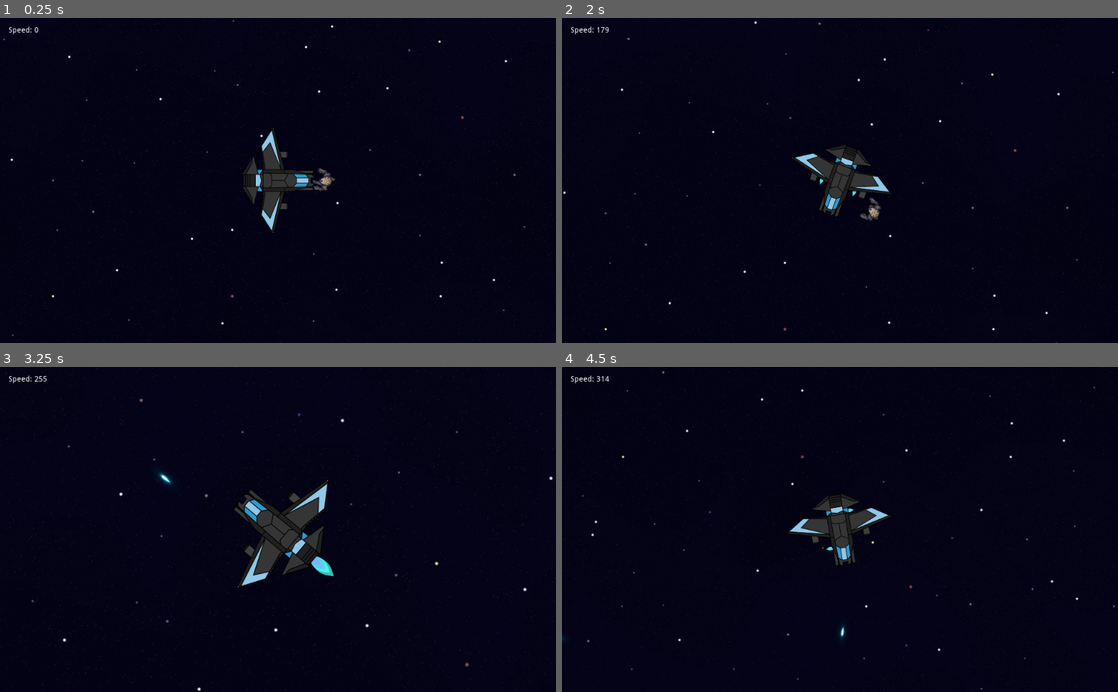
Above: before the commit, frames 1-4 (two rows, left to right).
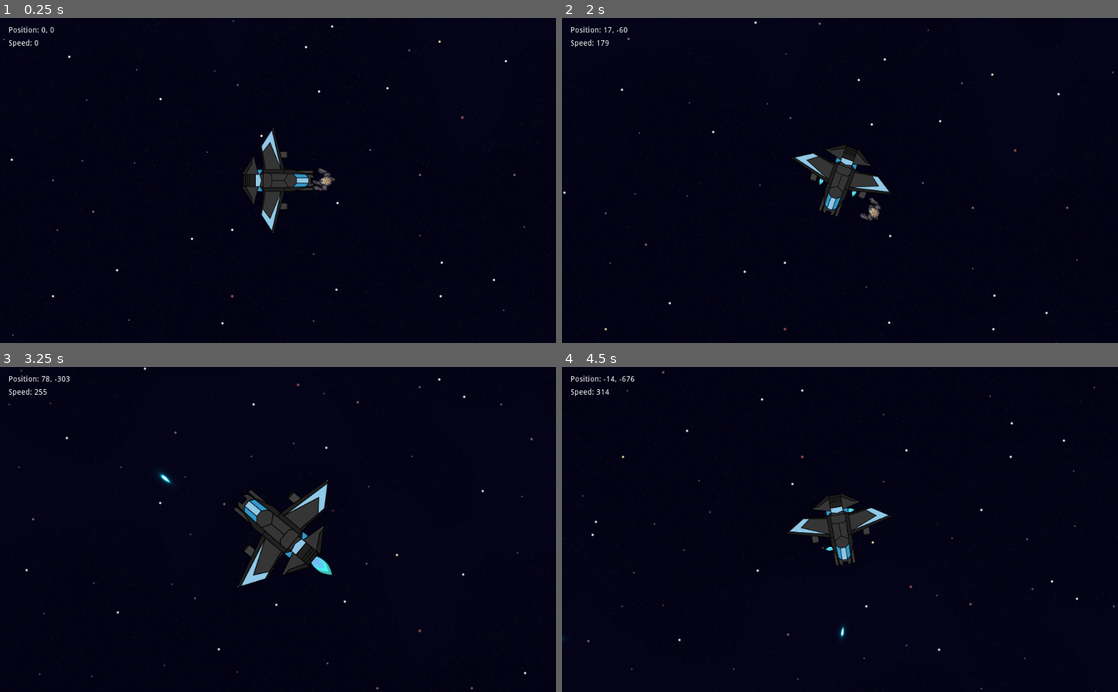
Above: after the commit, the same moments.

Repository: Bradels/minijam2022
Game: Godot game, scene res://Scenes/TestWorld.tscn
Same seed, same stepped clock (60 frames per second), same inputs: the game is played once before the commit and once after it. This scene is started directly instead of the project's main scene.
Inputs (mouse positions are in pixels of both pictures, inside the frame that each line leads up to):
- Up to frame 1 (0.25 s): no input
- Up to frame 2 (2 s): move the mouse to (962, 164) at 0.52 s; press the mouse at (962, 164) at 0.53 s; hold D (right) 0.53-1.28 s; move the mouse to (728, 196) at 1.27 s; release the mouse at (728, 196) at 1.28 s; hold S (down) from 1.28 s (still down); click (728, 196) at 1.35 s
- Up to frame 3 (3.25 s): move the mouse to (333, 458) at 2.02 s; release S (down) at 2.03 s; hold D (right) 2.03-2.78 s; hold Right mouse button (ship_fire_secondary) 2.03-2.78 s; click (333, 458) at 2.3 s; move the mouse to (250, 594) at 2.77 s; hold W (ship_forward) from 2.78 s (still down); tap Mouse wheel up (zoom_in) at 2.85 s; click (250, 594) at 3.05 s
- Up to frame 4 (4.5 s): move the mouse to (1006, 578) at 3.52 s; release W (ship_forward) at 3.53 s; hold Mouse wheel down (zoom_out) 3.53-4.28 s; hold A (left) from 3.53 s (still down); click (1006, 578) at 3.8 s; move the mouse to (673, 480) at 4.27 s; click (673, 480) at 4.35 s

The runs differ from the first frame. In frame 1, 0.1% of the frame differs, in the area x 1-10%, y 2-9%; in frame 2, 0.2%; in frame 3, 0.6%, in the area x 1-100%, y 0-100%; in frame 4, 0.2%.

Commit message:
feat: add position hud, move logic to HUD script

Diff:
--- a/Scenes/Entities/Spaceship.tscn
+++ b/Scenes/Entities/Spaceship.tscn
@@ -6,6 +6,7 @@
 [ext_resource path="res://Scripts/Entities/Spaceship/Thrusters.gd" type="Script" id=4]
 [ext_resource path="res://Scripts/Entities/Spaceship/Weapons.gd" type="Script" id=5]
 [ext_resource path="res://Scripts/Entities/Spaceship/Camera.gd" type="Script" id=6]
+[ext_resource path="res://Scripts/Entities/Spaceship/HUD.gd" type="Script" id=7]
 
 [sub_resource type="CircleShape2D" id=12]
 radius = 60.0
@@ -40,16 +41,25 @@
 [node name="Canvas" type="CanvasLayer" parent="Camera"]
 
 [node name="HUD" type="Control" parent="Camera/Canvas"]
+script = ExtResource( 7 )
+__meta__ = {
+"_edit_use_anchors_": false
+}
+
+[node name="Position" type="Label" parent="Camera/Canvas/HUD"]
+margin_left = 16.0
+margin_top = 16.0
+margin_right = 40.0
+margin_bottom = 54.0
 __meta__ = {
 "_edit_use_anchors_": false
 }
 
 [node name="Speed" type="Label" parent="Camera/Canvas/HUD"]
 margin_left = 16.0
-margin_top = 16.0
+margin_top = 40.0
 margin_right = 40.0
 margin_bottom = 14.0
-text = "Speed: "
 
 [node name="Sprite" type="Sprite" parent="."]
 rotation = 1.5708
@@ -68,7 +78,6 @@
 rotation = 1.5708
 scale = Vector2( 0.5, 0.5 )
 frames = SubResource( 16 )
-frame = 1
 playing = true
 
 [node name="ReverseLeft" type="AnimatedSprite" parent="Thrusters"]
@@ -76,7 +85,6 @@
 rotation = 1.5708
 scale = Vector2( 0.2, 0.2 )
 frames = SubResource( 16 )
-frame = 1
 playing = true
 flip_v = true
 
@@ -85,7 +93,6 @@
 rotation = 1.5708
 scale = Vector2( 0.2, 0.2 )
 frames = SubResource( 16 )
-frame = 1
 playing = true
 flip_v = true
 
@@ -93,7 +100,6 @@
 position = Vector2( 32, -24 )
 scale = Vector2( 0.2, 0.2 )
 frames = SubResource( 16 )
-frame = 1
 playing = true
 flip_v = true
 
@@ -101,7 +107,6 @@
 position = Vector2( -32, -24 )
 scale = Vector2( 0.2, 0.2 )
 frames = SubResource( 16 )
-frame = 1
 playing = true
 flip_v = true
 
@@ -109,14 +114,12 @@
 position = Vector2( 32, 24 )
 scale = Vector2( 0.2, 0.2 )
 frames = SubResource( 16 )
-frame = 1
 playing = true
 
 [node name="RightRear" type="AnimatedSprite" parent="Thrusters"]
 position = Vector2( -32, 24 )
 scale = Vector2( 0.2, 0.2 )
 frames = SubResource( 16 )
-frame = 1
 playing = true
 
 [node name="Weapons" type="Node2D" parent="."]
--- a/Scenes/TestWorld.tscn
+++ b/Scenes/TestWorld.tscn
@@ -8,6 +8,7 @@
 
 [node name="Background" type="ParallaxBackground" parent="."]
 scroll_offset = Vector2( 1024, 1024 )
+scroll_ignore_camera_zoom = true
 
 [node name="Layer" type="ParallaxLayer" parent="Background"]
 motion_mirroring = Vector2( 1024, 1024 )
--- a/Scripts/Entities/Spaceship/Camera.gd
+++ b/Scripts/Entities/Spaceship/Camera.gd
@@ -18,7 +18,7 @@
 		"zoom",
 		zoom,
 		Vector2(clamped, clamped),
-		0.2,
+		0.1,
 		tween.TRANS_SINE,
 		tween.EASE_OUT
 	)
--- /dev/null
+++ b/Scripts/Entities/Spaceship/HUD.gd
@@ -0,0 +1,12 @@
+extends Control
+
+onready var position_label = $Position
+onready var speed_label = $Speed
+
+
+func position(position):
+	position_label.text = 'Position: ' + str(int(position.x)) + ', ' + str(int(position.y))
+
+
+func speed(speed):
+	speed_label.text = 'Speed: ' + str(int(speed))
--- a/Scripts/Entities/Spaceship/Spaceship.gd
+++ b/Scripts/Entities/Spaceship/Spaceship.gd
@@ -4,14 +4,12 @@
 onready var thrusters = $Thrusters
 onready var weapons = $Weapons
 onready var camera = $Camera
-onready var speedometer = $Camera/Canvas/HUD/Speed
+onready var hud = $Camera/Canvas/HUD
 
 var acceleration : Vector2 = Vector2.ZERO
 var velocity : Vector2 = Vector2.ZERO
 var max_velocity : int = 256
 var thrust : int = 256
-
-export var is_active : bool = false
 
 
 func _physics_process(delta):
@@ -45,7 +43,9 @@
 	acceleration = acceleration.rotated(rotation)
 	velocity += acceleration * delta
 	position += move_and_slide(velocity * delta)
-	speedometer.text = 'Speed: ' + str(int(velocity.length()))
+
+	hud.position(position)
+	hud.speed(velocity.length())
 
 
 func _process(delta):
--- a/project.godot
+++ b/project.godot
@@ -74,11 +74,6 @@
 , Object(InputEventJoypadMotion,"resource_local_to_scene":false,"resource_name":"","device":0,"axis":0,"axis_value":1.0,"script":null)
  ]
 }
-fire={
-"deadzone": 0.5,
-"events": [ Object(InputEventMouseButton,"resource_local_to_scene":false,"resource_name":"","device":0,"alt":false,"shift":false,"control":false,"meta":false,"command":false,"button_mask":0,"position":Vector2( 0, 0 ),"global_position":Vector2( 0, 0 ),"factor":1.0,"button_index":1,"pressed":false,"doubleclick":false,"script":null)
- ]
-}
 pawn_up={
 "deadzone": 0.5,
 "events": [ Object(InputEventKey,"resource_local_to_scene":false,"resource_name":"","device":0,"alt":false,"shift":false,"control":false,"meta":false,"command":false,"pressed":false,"scancode":87,"physical_scancode":0,"unicode":0,"echo":false,"script":null)
@@ -97,6 +92,11 @@
 pawn_right={
 "deadzone": 0.5,
 "events": [ Object(InputEventKey,"resource_local_to_scene":false,"resource_name":"","device":0,"alt":false,"shift":false,"control":false,"meta":false,"command":false,"pressed":false,"scancode":68,"physical_scancode":0,"unicode":0,"echo":false,"script":null)
+ ]
+}
+pawn_fire={
+"deadzone": 0.5,
+"events": [ Object(InputEventMouseButton,"resource_local_to_scene":false,"resource_name":"","device":0,"alt":false,"shift":false,"control":false,"meta":false,"command":false,"button_mask":0,"position":Vector2( 0, 0 ),"global_position":Vector2( 0, 0 ),"factor":1.0,"button_index":1,"pressed":false,"doubleclick":false,"script":null)
  ]
 }
 ship_forward={
@@ -129,11 +129,6 @@
 "events": [ Object(InputEventKey,"resource_local_to_scene":false,"resource_name":"","device":0,"alt":false,"shift":false,"control":false,"meta":false,"command":false,"pressed":false,"scancode":69,"physical_scancode":0,"unicode":0,"echo":false,"script":null)
  ]
 }
-pawn_fire={
-"deadzone": 0.5,
-"events": [ Object(InputEventMouseButton,"resource_local_to_scene":false,"resource_name":"","device":0,"alt":false,"shift":false,"control":false,"meta":false,"command":false,"button_mask":0,"position":Vector2( 0, 0 ),"global_position":Vector2( 0, 0 ),"factor":1.0,"button_index":1,"pressed":false,"doubleclick":false,"script":null)
- ]
-}
 ship_fire_primary={
 "deadzone": 0.5,
 "events": [ Object(InputEventMouseButton,"resource_local_to_scene":false,"resource_name":"","device":0,"alt":false,"shi …(212 unchanged characters)…
@@ -154,6 +149,11 @@
 "events": [ Object(InputEventMouseButton,"resource_local_to_scene":false,"resource_name":"","device":0,"alt":false,"shi …(212 unchanged characters)…
  ]
 }
+fire={
+"deadzone": 0.5,
+"events": [ Object(InputEventMouseButton,"resource_local_to_scene":false,"resource_name":"","device":0,"alt":false,"shift":false,"control":false,"meta":false,"command":false,"button_mask":0,"position":Vector2( 0, 0 ),"global_position":Vector2( 0, 0 ),"factor":1.0,"button_index":1,"pressed":false,"doubleclick":false,"script":null)
+ ]
+}
 
 [physics]
 
Not shown: 1 places in Scenes/Entities/Spaceship.tscn that only renumber resources
